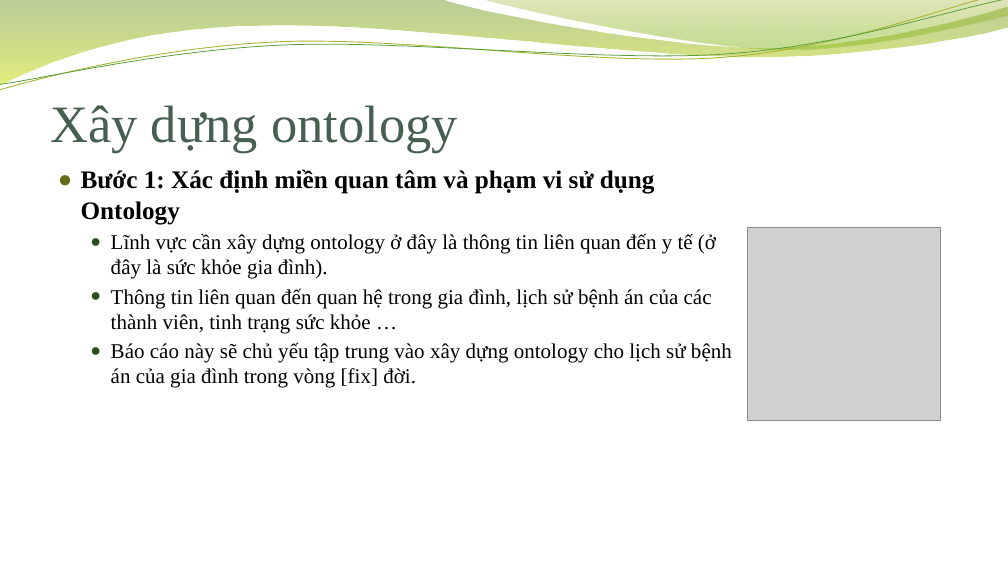
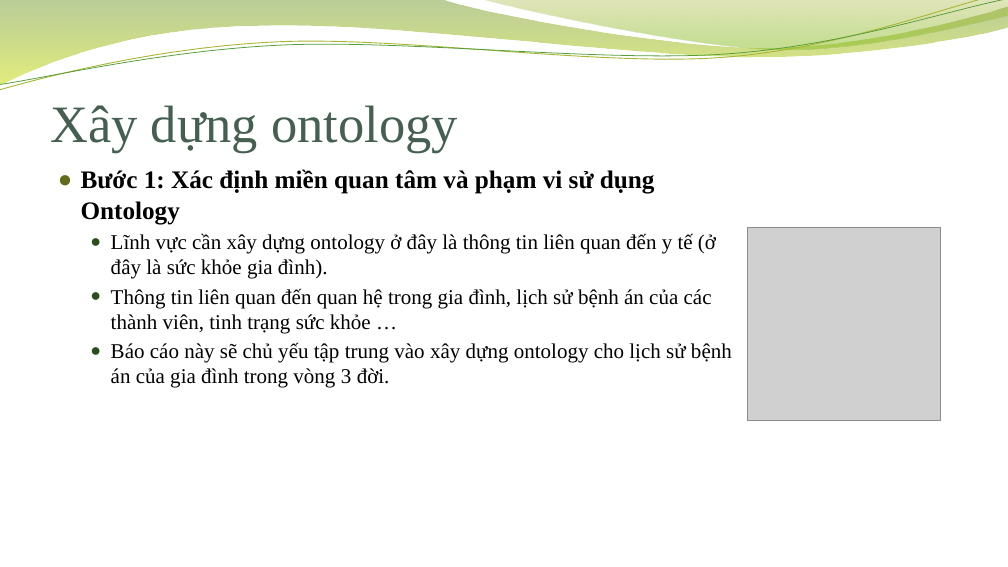
Before and after one commit to dvhchuot/ontology_heathy, a slide deck: slide 17 of Family_Health.pptx. Drawn at 1008x567 pixels with LibreOffice and Linux fonts; fonts in the diff are those of the drawing; grey boxes stand for pictures; background and template pictures are left out. Boxes give left, top, right and bottom in pixels: in the first picture for what was removed or moved away, otherwise in the second. Text is boxed around its words. In the diff, an @@ line names an element or a change of style, - is before the commit and + after.

Commit message:
ppt

```diff
--- a/Family_Health.pptx
+++ b/Family_Health.pptx
@@ text at (x1=111, y1=342, x2=732, y2=388): text changed @@
-  ● Báo cáo này sẽ chủ yếu tập trung vào xây dựng ontology cho lịch sử bệnh án của gia đình trong vòng [fix] đời.
+  ● Báo cáo này sẽ chủ yếu tập trung vào xây dựng ontology cho lịch sử bệnh án của gia đình trong vòng 3 đời.
```
Also in this commit, not shown: 1 other slide changed, 7 slides added.
